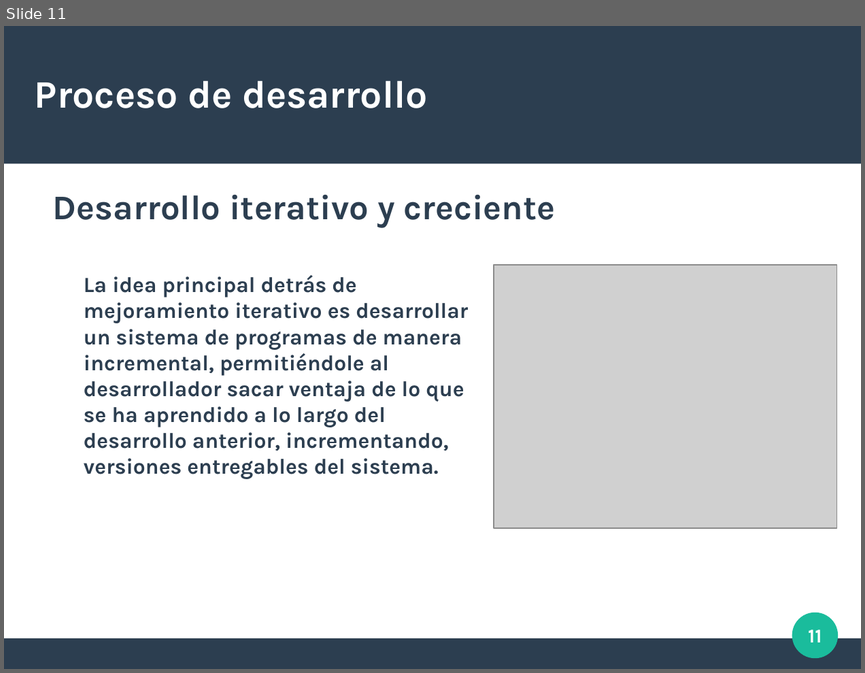
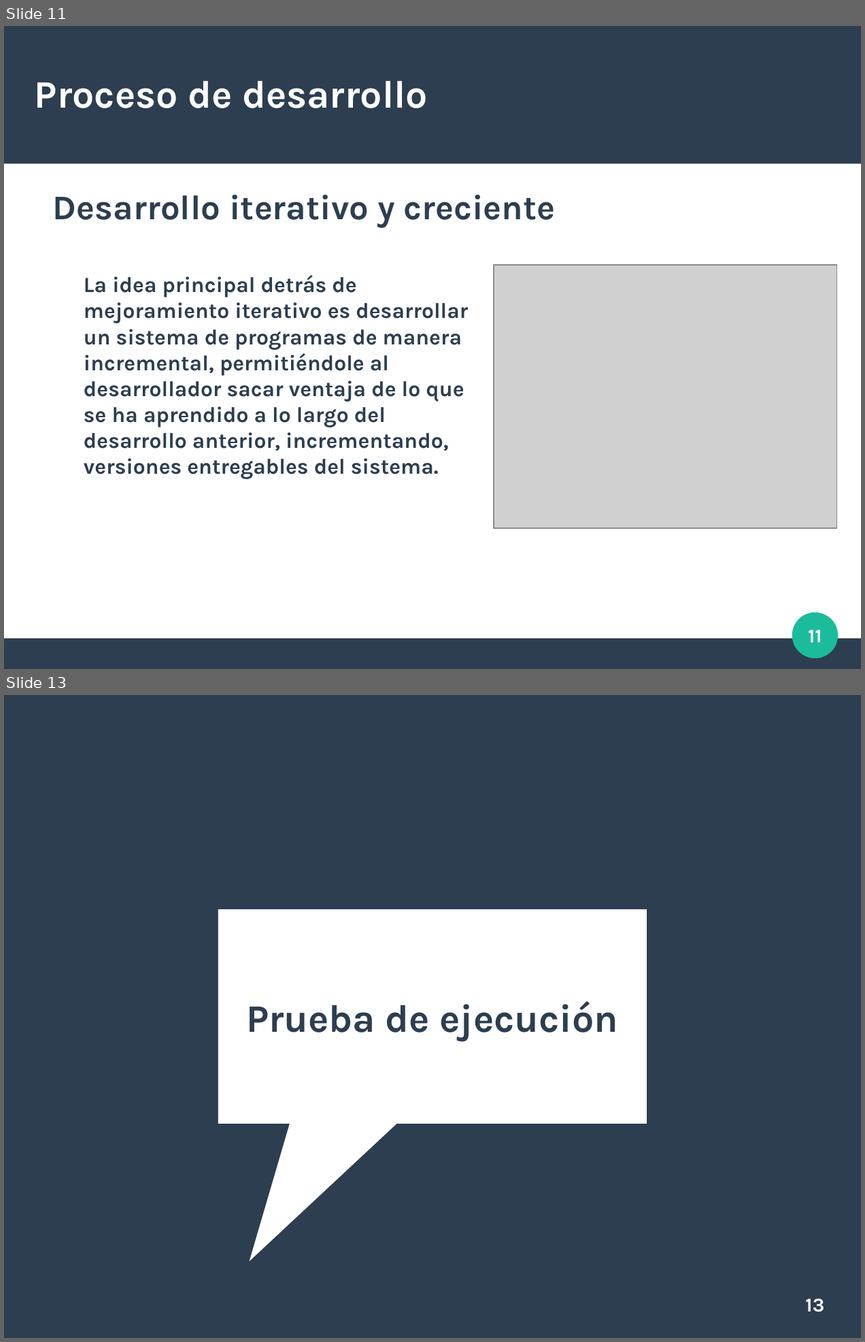
Before and after one commit to sharco-code/Red-Libros, a slide deck: Documentacion/presentacion.odp. Shown one above the other, each under a label of ours: slide 11 before the commit, slides 11 and 13 after it; the slides between them are not shown. The pictures are 865x673 and 865x1342 pixels, drawn with LibreOffice and Linux fonts; fonts in the diff are those of the drawing; grey boxes stand for pictures. Boxes give left, top, right and bottom in pixels: in the first picture for what was removed or moved away, otherwise in the second. Text is boxed around its words. In the diff, an @@ line names an element or a change of style, - is before the commit and + after.

```diff
--- a/Documentacion/presentacion.odp
+++ b/Documentacion/presentacion.odp
@@ slide 13 added at [4,695,861,1338], background #2C3E50 @@
@@ speech box added at [219,910,647,1124], fill #FFFFFF @@
@@ title added at [246,1001,619,1040], 36 pt, text #2C3E50, bold @@
+Prueba de ejecución
@@ page number added at [805,1298,824,1312], 18 pt, text #FFFFFF, bold @@
+13
```
Also in this commit, not shown: 2 other slides added, 2 slides removed, 2 other files.
